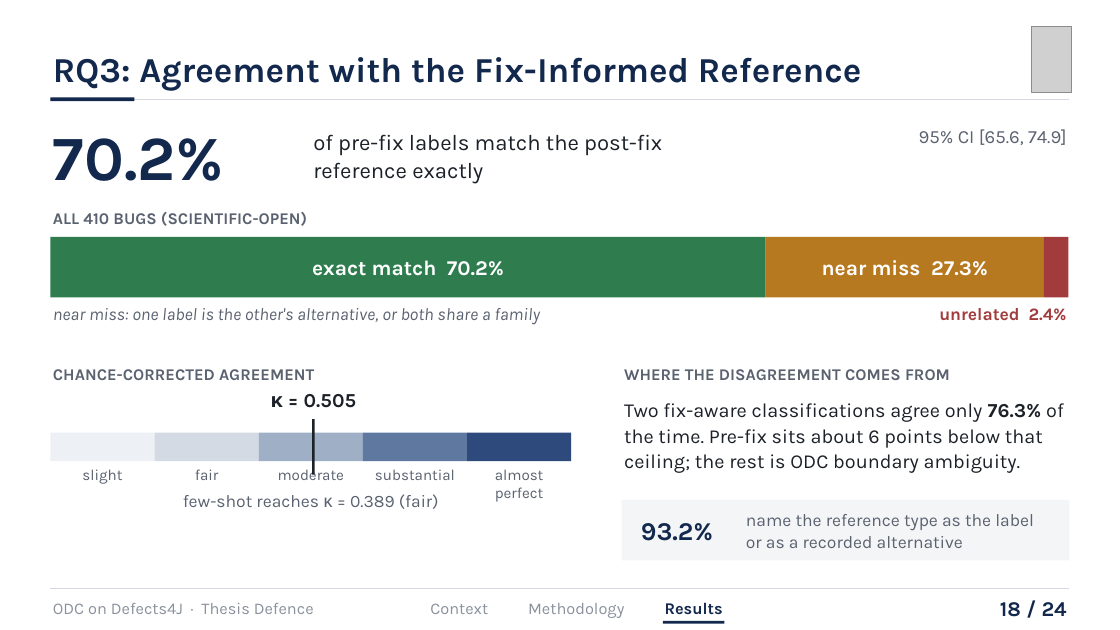
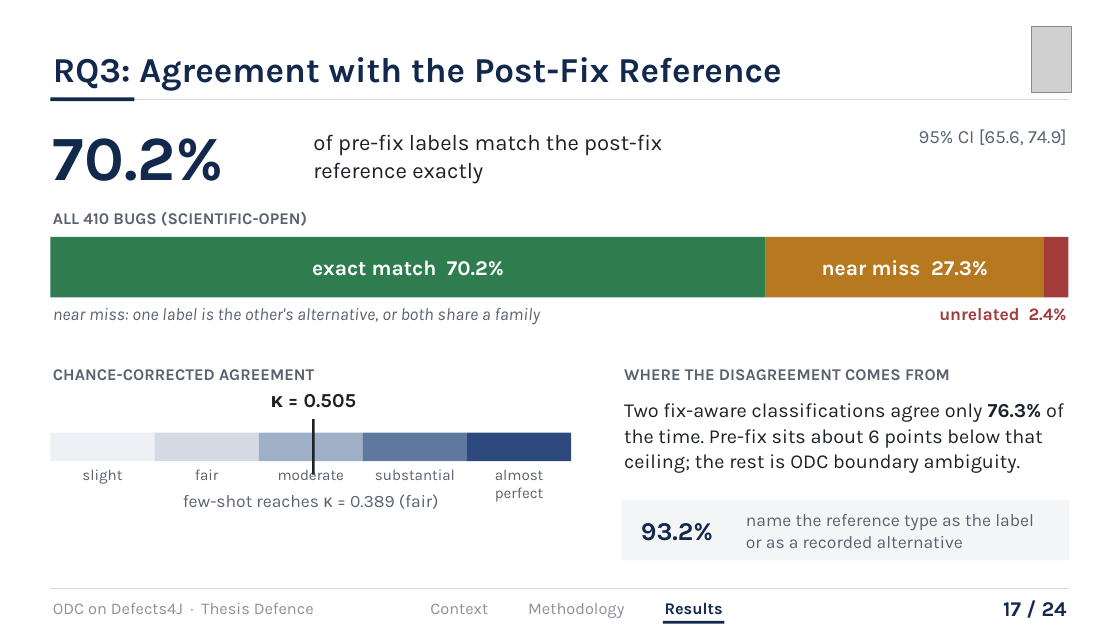
Before and after one commit to hasin023/d4j_odc_implementation, a slide deck: slide 17 of iut_submissions/presentation/Defence/SWE_Orthogonal Defect Classification on Defects4J Using an LLM-Driven Scientific Approach_presentation.pptx (slide 18 before the commit). Drawn at 1120x630 pixels with LibreOffice and Linux fonts; fonts in the diff are those of the drawing; grey boxes stand for pictures. Boxes give left, top, right and bottom in pixels: in the first picture for what was removed or moved away, otherwise in the second. Text is boxed around its words. In the diff, an @@ line names an element or a change of style, - is before the commit and + after.

```diff
--- a/iut_submissions/presentation/Defence/SWE_Orthogonal Defect Classification on Defects4J Using an LLM-Driven Scientific Approach_presentation.pptx
+++ b/iut_submissions/presentation/Defence/SWE_Orthogonal Defect Classification on Defects4J Using an LLM-Driven Scientific Approach_presentation.pptx
@@ text at <box>53,57,782,91</box>: text changed @@
-RQ3: Agreement with the Fix-Informed Reference
+RQ3: Agreement with the Post-Fix Reference
@@ text at <box>1003,602,1067,616</box>: text changed @@
-18 / 24
+17 / 24
```
Also in this commit, not shown: 18 other slides changed, 6 slides added, 6 slides removed, 4 other files.
